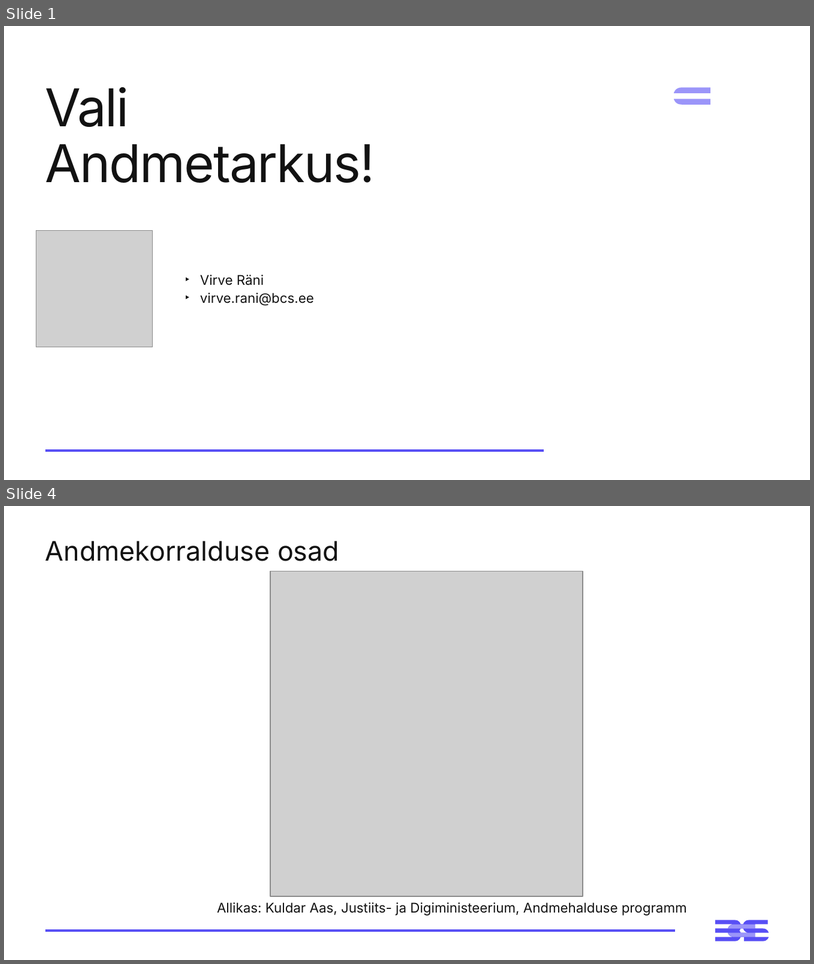
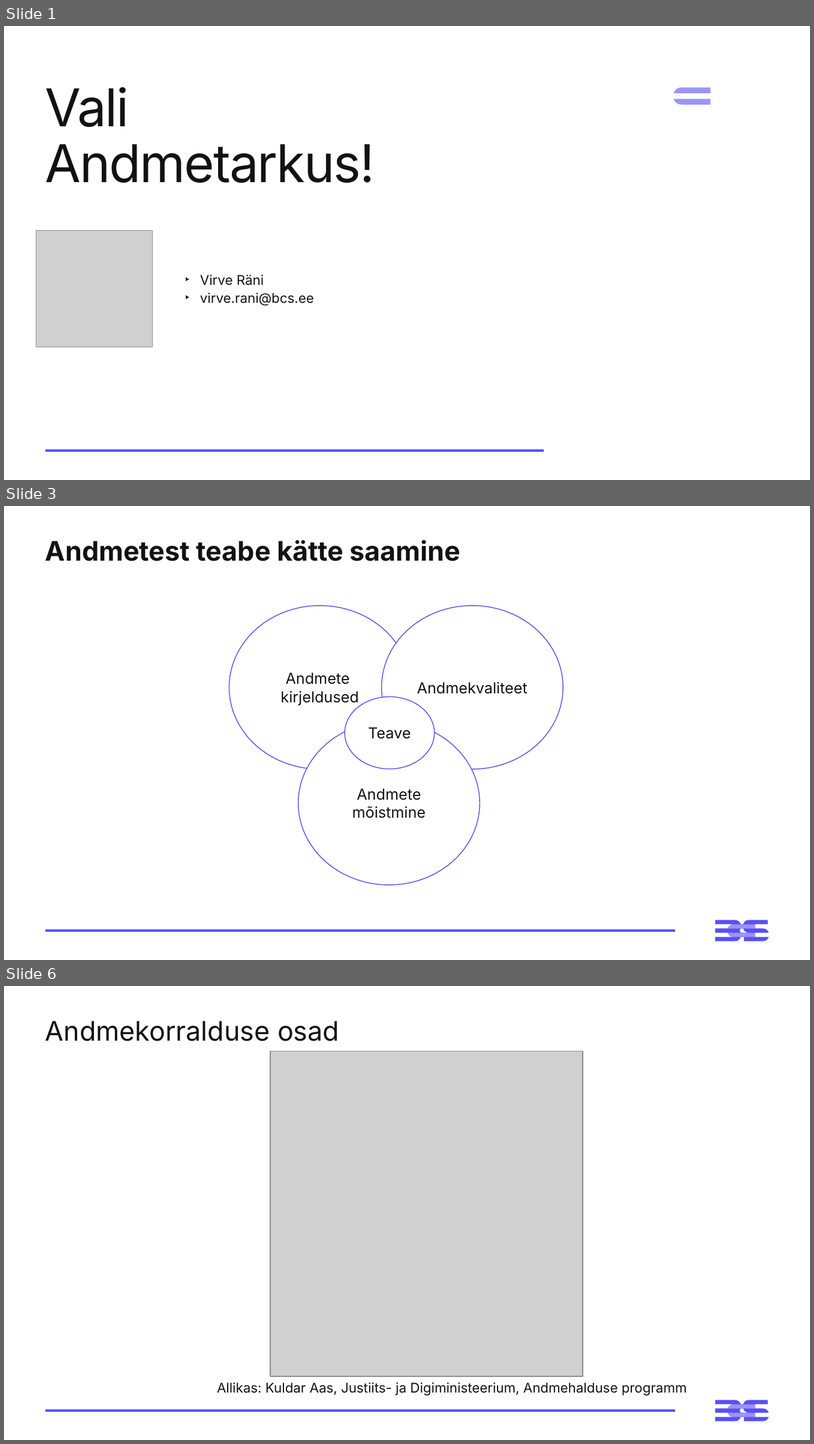
Before and after one commit to virverani/andmetarkus_2026_kevad, a slide deck: Day12/12-paev-andmetarkus-esitlus.pptx. Shown one above the other, each under a label of ours: slides 1 and 4 before the commit, slides 1, 3 and 6 after it; the slides between them are not shown. The pictures are 814x964 and 814x1444 pixels, drawn with LibreOffice and Linux fonts; fonts in the diff are those of the drawing; grey boxes stand for pictures; background and template pictures are left out. Boxes give left, top, right and bottom in pixels: in the first picture for what was removed or moved away, otherwise in the second. Text is boxed around its words. In the diff, an @@ line names an element or a change of style, - is before the commit and + after.

```diff
--- a/Day12/12-paev-andmetarkus-esitlus.pptx
+++ b/Day12/12-paev-andmetarkus-esitlus.pptx
@@ slide 3 added at [4, 506, 810, 960], background #FFFFFF; not listed: 3 template elements that a slide beside it also shows @@
@@ title added at [45, 540, 461, 561], 32 pt, text #121212, bold @@
+Andmetest teabe kätte saamine
@@ ellipse added at [229, 606, 411, 769], fill #FFFFFF, outline #584FF5 1 pt, 18 pt, text #121212 @@
+Andmete
+kirjeldused
@@ ellipse added at [382, 606, 564, 769], fill #FFFFFF, outline #584FF5 1 pt, 18 pt, text #121212 @@
+Andmekvaliteet
@@ ellipse added at [345, 697, 435, 769], fill #FFFFFF, outline #584FF5 1 pt, 18 pt, text #121212 @@
+Teave
@@ ellipse added at [299, 721, 480, 885], fill #FFFFFF, outline #584FF5 1 pt, 18 pt, text #121212 @@
+Andmete mõistmine
@@ what was slide 4 is now slide 6 @@
```
Also in this commit, not shown: 2 slides changed, 4 other slides added, 12 other files.
